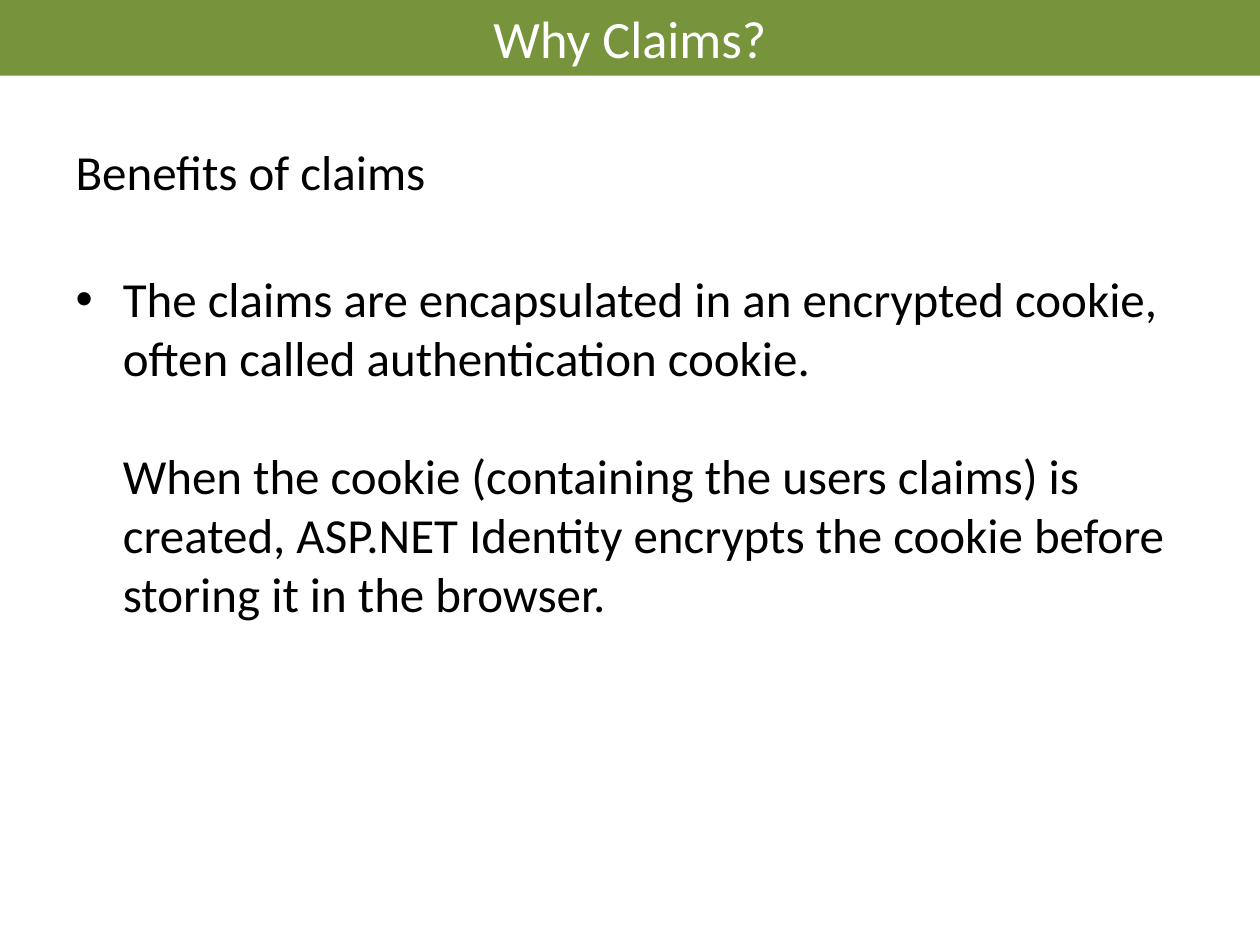
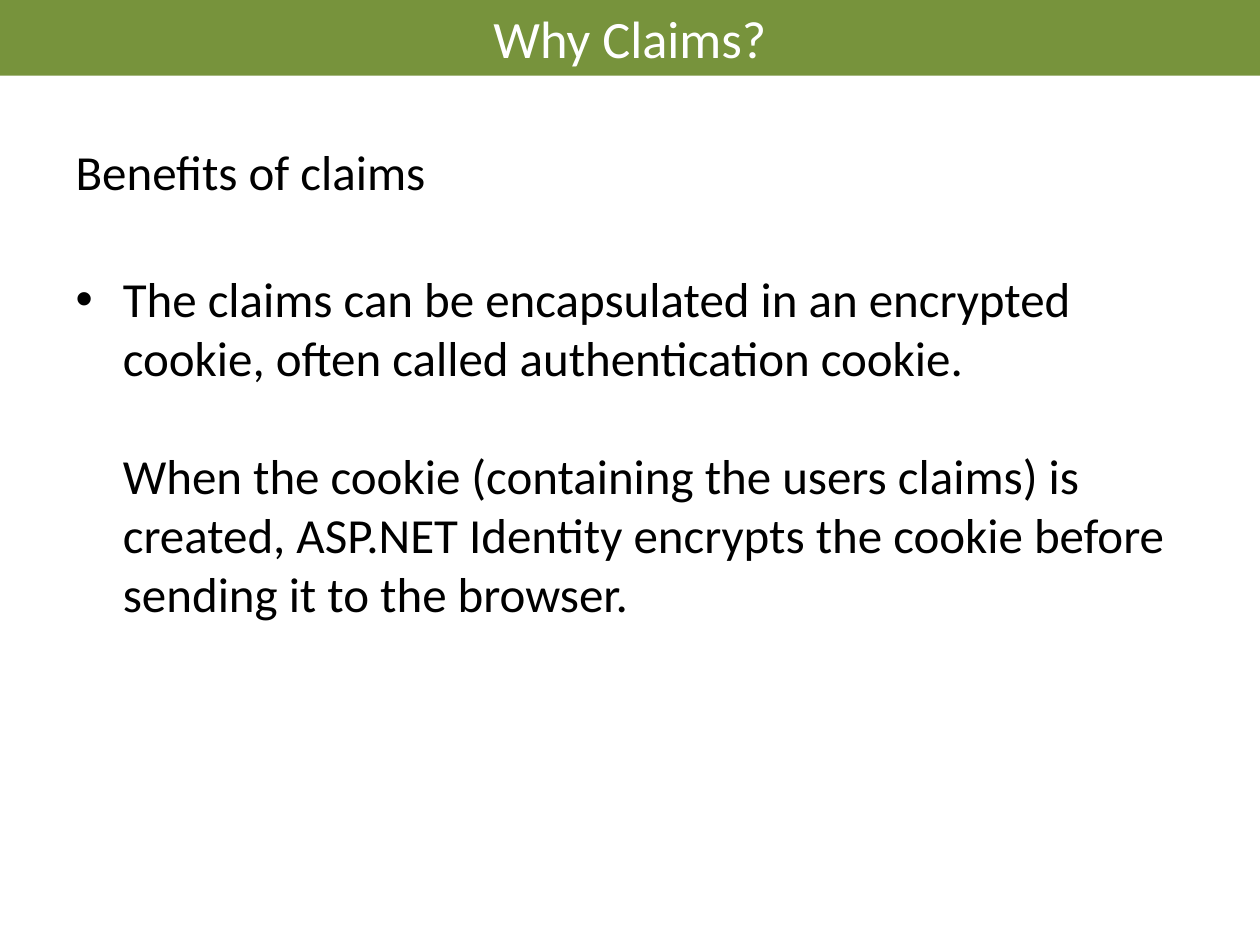
Before and after one commit to AndreasElffors/ProjectIdentity, a slide deck: slide 14 of Documents/Slides/Identity-SecurityFundamentals.pptx. Drawn at 1260x945 pixels with LibreOffice and Linux fonts; fonts in the diff are those of the drawing; background and template pictures are left out. Boxes give left, top, right and bottom in pixels: in the first picture for what was removed or moved away, otherwise in the second. Text is boxed around its words. In the diff, an @@ line names an element or a change of style, - is before the commit and + after.

```diff
--- a/Documents/Slides/Identity-SecurityFundamentals.pptx
+++ b/Documents/Slides/Identity-SecurityFundamentals.pptx
@@ text at box(123, 283, 1164, 621): text changed @@
-• The claims are encapsulated in an encrypted cookie, often called authentication cookie.
-  When the cookie (containing the users claims) is created, ASP.NET Identity encrypts the cookie before storing it in the browser.
+• The claims can be encapsulated in an encrypted cookie, often called authentication cookie.
+  When the cookie (containing the users claims) is created, ASP.NET Identity encrypts the cookie before sending it to the browser.
```
Also in this commit, not shown: 11 other slides changed, 5 other files.
